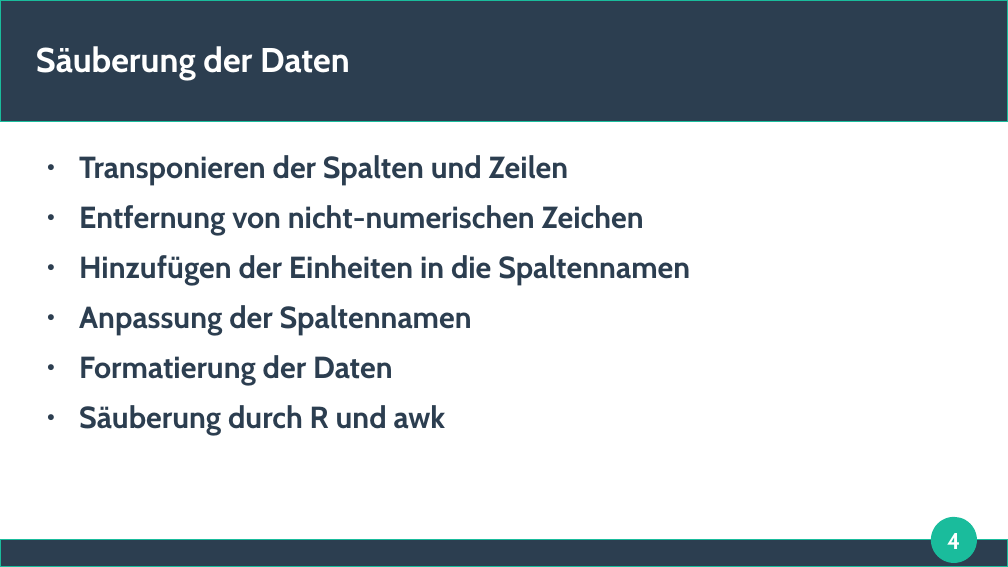
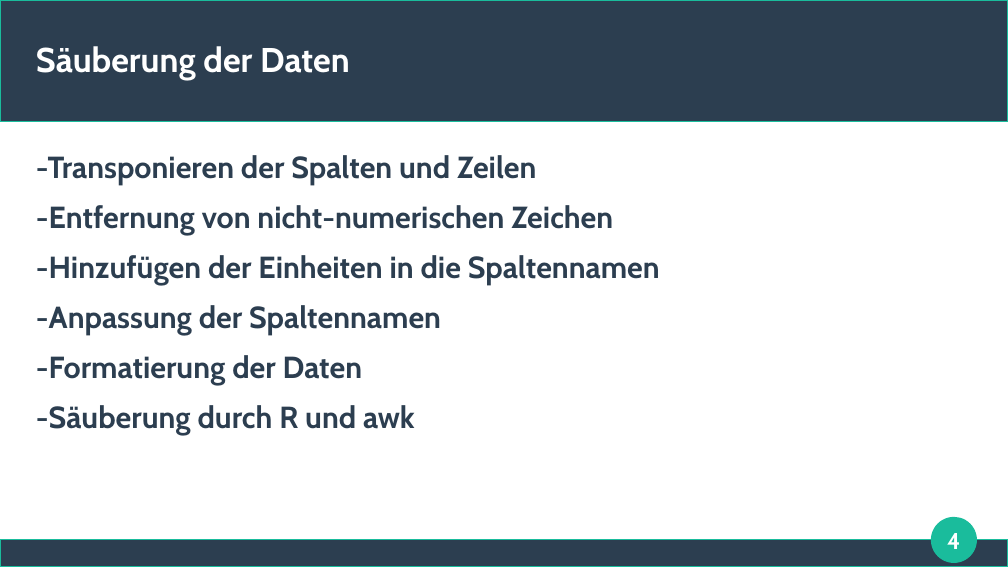
Before and after one commit to lamasmithueten/big_data_analytics, a slide deck: slide 4 of präsentation_izz_da__BIIIIIIIIIIIIIIIIIIIIIIIIIIRAAAAAAAAAAAAAAAAAAAAAAAAA.odp. Drawn at 1008x567 pixels with LibreOffice and Linux fonts; fonts in the diff are those of the drawing. Boxes give left, top, right and bottom in pixels: in the first picture for what was removed or moved away, otherwise in the second. Text is boxed around its words. In the diff, an @@ line names an element or a change of style, - is before the commit and + after.

```diff
--- a/präsentation_izz_da__BIIIIIIIIIIIIIIIIIIIIIIIIIIRAAAAAAAAAAAAAAAAAAAAAAAAA.odp
+++ b/präsentation_izz_da__BIIIIIIIIIIIIIIIIIIIIIIIIIIRAAAAAAAAAAAAAAAAAAAAAAAAA.odp
@@ text at box(36, 155, 660, 435): text changed @@
-● Transponieren der Spalten und Zeilen
-● Entfernung von nicht-numerischen Zeichen
-● Hinzufügen der Einheiten in die Spaltennamen
-● Anpassung der Spaltennamen
-● Formatierung der Daten
-● Säuberung durch R und awk
+-Transponieren der Spalten und Zeilen
+-Entfernung von nicht-numerischen Zeichen
+-Hinzufügen der Einheiten in die Spaltennamen
+-Anpassung der Spaltennamen
+-Formatierung der Daten
+-Säuberung durch R und awk
```
Also in this commit, not shown: 4 other slides changed, 1 slide added, 1 slide removed.
